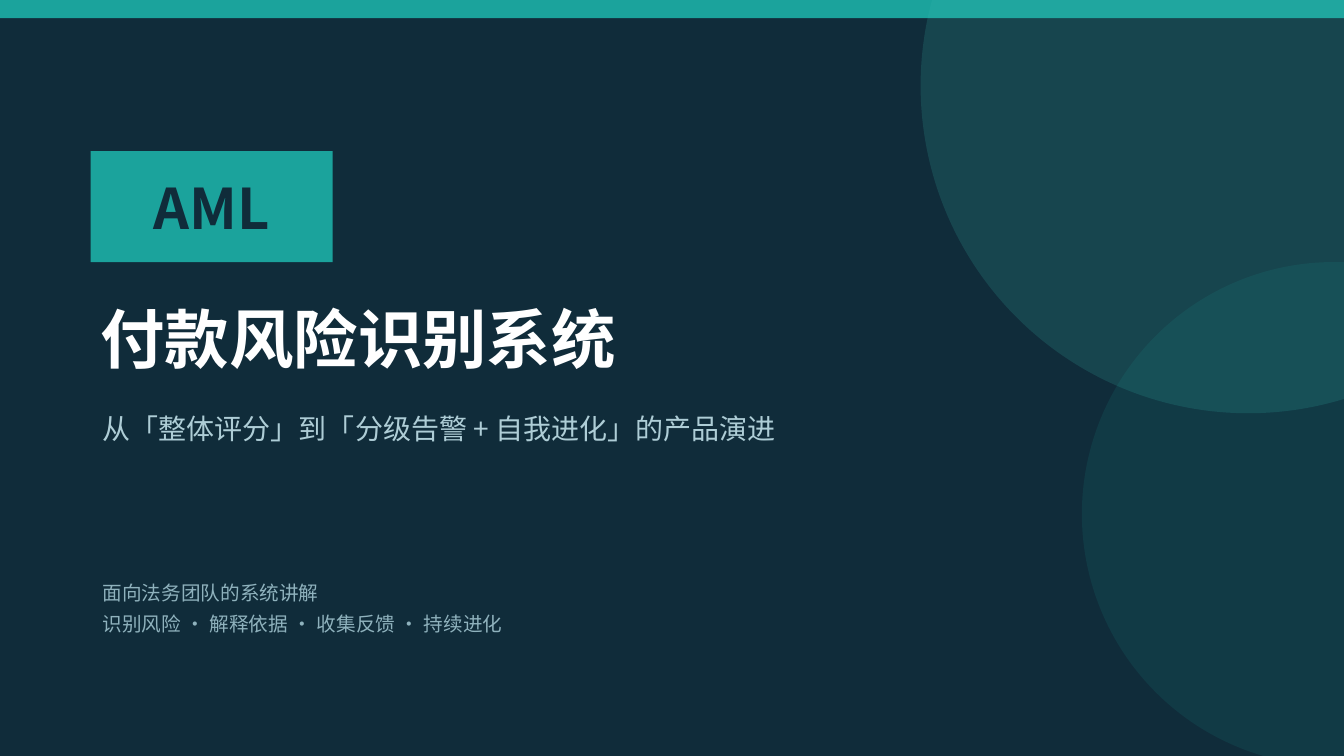
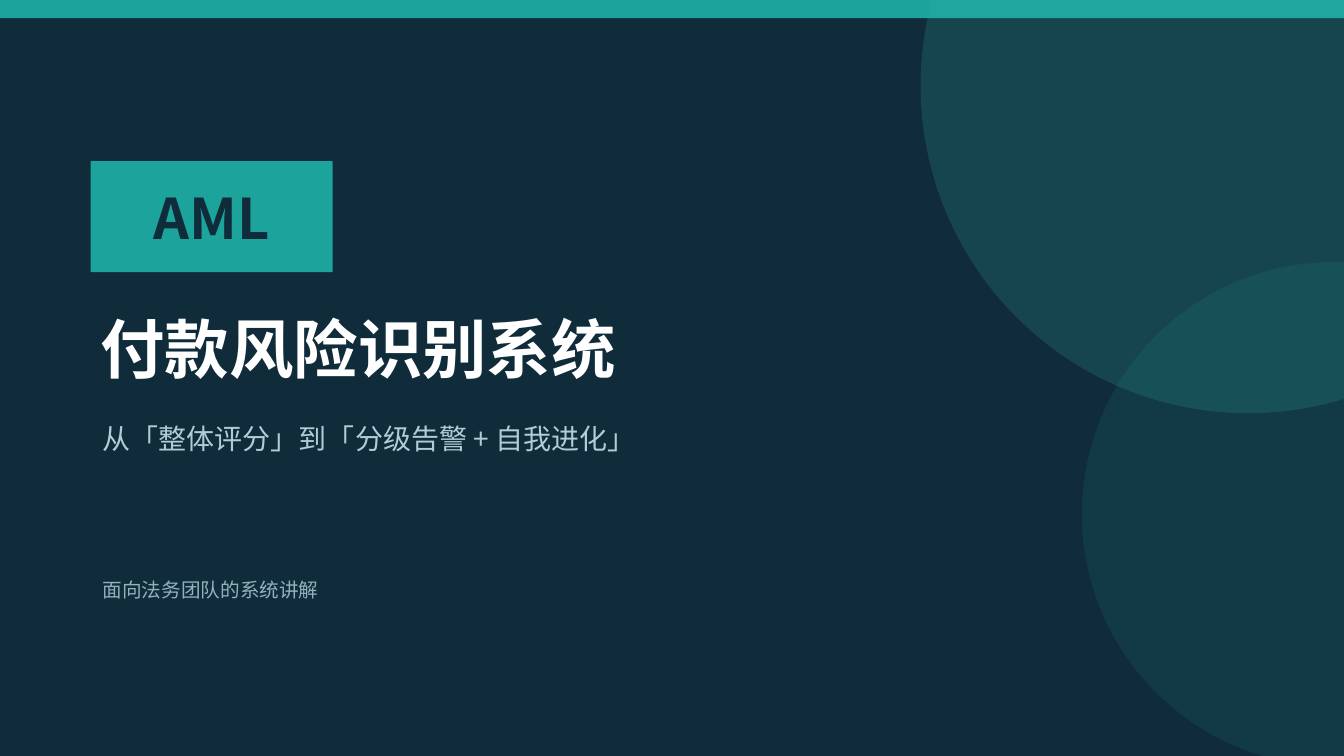
Before and after one commit to strangeromo-cloud/aml-backend, a slide deck: slide 1 of ppt/AML系统讲解-法务版.pptx. Drawn at 1344x756 pixels with LibreOffice and Linux fonts; fonts in the diff are those of the drawing. Boxes give left, top, right and bottom in pixels: in the first picture for what was removed or moved away, otherwise in the second. Text is boxed around its words. In the diff, an @@ line names an element or a change of style, - is before the commit and + after.

```diff
--- a/ppt/AML系统讲解-法务版.pptx
+++ b/ppt/AML系统讲解-法务版.pptx
@@ rectangle "AML": place and size @@
-rectangle "AML" at (91, 151, 333, 262)
+rectangle "AML" at (91, 161, 333, 272)
@@ text "付款风险识别系统": place and size @@
-text "付款风险识别系统" at (101, 307, 616, 369)
+text "付款风险识别系统" at (101, 317, 616, 379)
@@ text at (103, 425, 636, 452): text changed @@
-从「整体评分」到「分级告警 + 自我进化」的产品演进
+从「整体评分」到「分级告警 + 自我进化」
@@ text "面向法务团队的系统讲解" at (103, 580, 319, 599): line spacing 1.3 to 1 @@
@@ text at (103, 614, 502, 633): paragraph removed @@
-识别风险 · 解释依据 · 收集反馈 · 持续进化
```
Also in this commit, not shown: 6 other slides changed, 5 slides removed, 1 other file.
